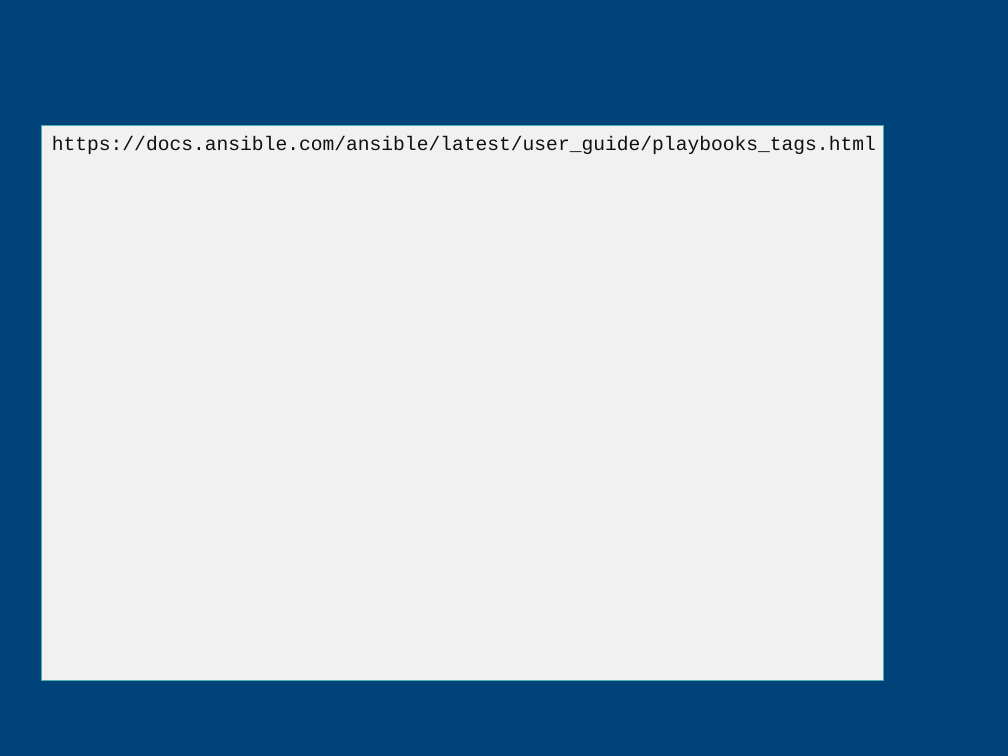
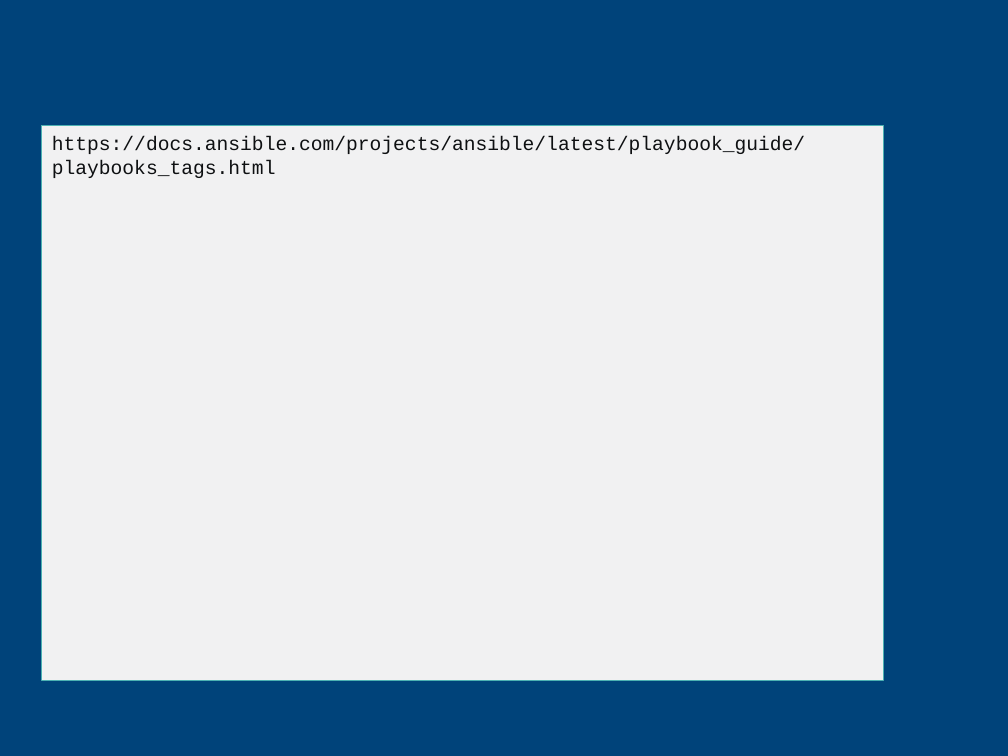
Before and after one commit to CCoupel/ansible-training, a slide deck: slide 113 of Ansible Training.pptx. Drawn at 1008x756 pixels with LibreOffice and Linux fonts; fonts in the diff are those of the drawing; background and template pictures are left out. Boxes give left, top, right and bottom in pixels: in the first picture for what was removed or moved away, otherwise in the second. Text is boxed around its words. In the diff, an @@ line names an element or a change of style, - is before the commit and + after.

```diff
--- a/Ansible Training.pptx
+++ b/Ansible Training.pptx
@@ text in freeform shape at box(52, 136, 805, 178): text changed @@
-https://docs.ansible.com/ansible/latest/user_guide/playbooks_tags.html
+https://docs.ansible.com/projects/ansible/latest/playbook_guide/playbooks_tags.html
```
Also in this commit, not shown: 16 other slides changed, 4 slides added, 4 slides removed.
